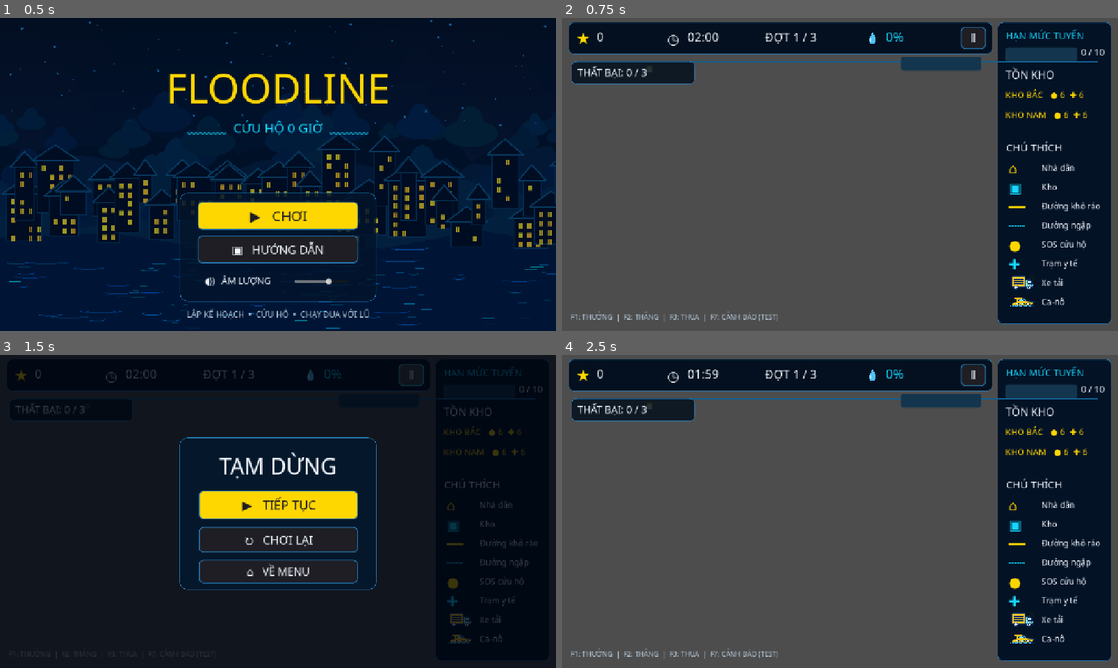
Above: before the commit, frames 1-4 (two rows, left to right).
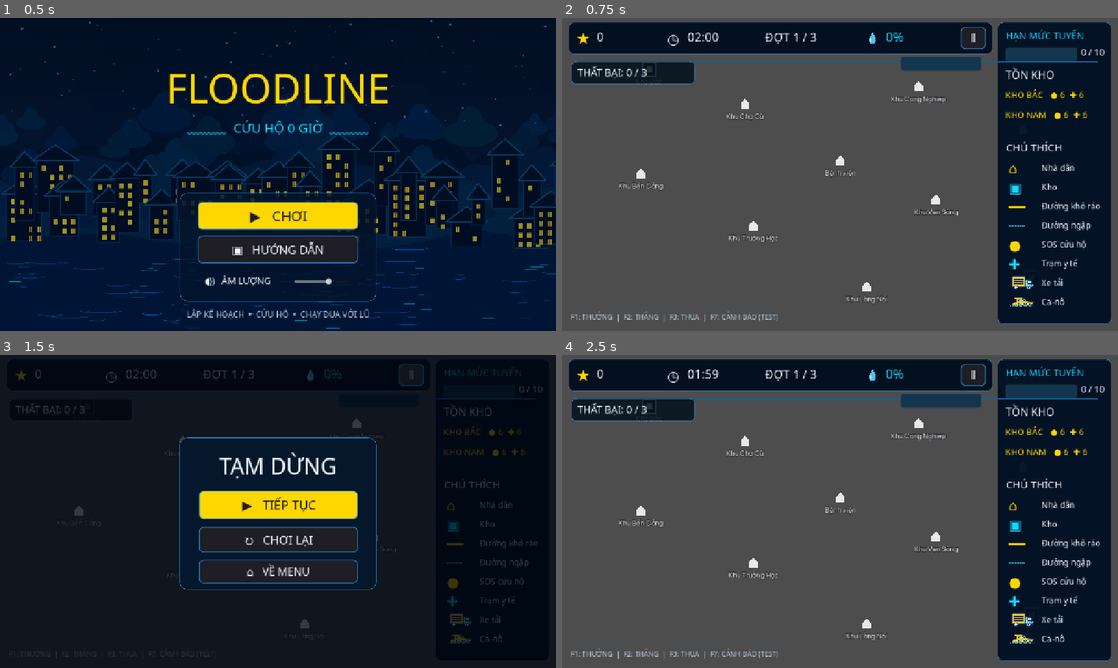
Above: after the commit, the same moments.

Repository: Phiadz/mini-rescue
Game: Godot game, scene res://game/main.tscn
Same seed, same stepped clock (60 frames per second), same inputs: the game is played once before the commit and once after it.
Inputs:
- Up to frame 1 (0.5 s): no input
- Up to frame 2 (0.75 s): click "▶ CHƠI" at 0.5 s
- Up to frame 3 (1.5 s): click "Ⅱ" at 1.25 s
- Up to frame 4 (2.5 s): click "▶ TIẾP TỤC" at 2 s

Frame 1 is identical in both runs. In frame 2, 0.8% of the frame differs, in the area x 10-72%, y 20-92%; in frame 3, 0.2%; in frame 4, 0.8%.

Commit message:
graph: Graph View (NodeLayer, EdgeLayer, EdgeView, EdgeDrawer) và scene thử
- NodeLayer: kho vẽ ▣, khu dân cư vẽ ⌂ (khớp chú thích HUD), tên dùng BeVietnamPro có viền.
- EdgeView: khô nét liền vàng, ngập nhẹ nét đứt, ngập sâu nét liền xanh.
- EdgeLayer: tạo/xóa EdgeView theo edge_added, edge_removed; xóa hết khi game_started.
- EdgeDrawer: kéo chuột trái tạo tuyến, chuột phải hoặc rê lên tuyến rồi Delete để xóa;
  tuyến bị từ chối nháy đỏ; chỉ nhận thao tác trong ván; tọa độ qua make_input_local.
- tests/test_graph_view.tscn (thử bằng tay), tests/test_graph_view_auto.tscn (19 kiểm tra).

Diff:
--- a/graph/edge_drawer.gd
+++ b/graph/edge_drawer.gd
@@ -1,11 +1,151 @@
 extends Node2D
-# Chủ sở hữu: A
+# Chủ sở hữu: E. Kéo chuột trái từ node này sang node kia để tạo tuyến; chuột phải vào tuyến,
+# hoặc rê chuột lên tuyến rồi nhấn Delete, để xóa (Tài liệu chốt 1.3).
+# Dùng _unhandled_input để nút giao diện nhận chuột trước. Sự kiện chuột được đổi về tọa độ
+# cục bộ (make_input_local), trùng tọa độ bản đồ của GraphManager dù scene cha có dịch đi.
 
-# Called when the node enters the scene tree for the first time.
-func _ready() -> void:
-	pass # Replace with function body.
+const PICK_RADIUS := 24.0
+const EDGE_PICK := 10.0
+const PREVIEW_COLOR := Color('#FFFFFF')
+const HOVER_COLOR := Color(1.0, 1.0, 1.0, 0.35)
+const HOVER_WIDTH := 12.0
+const REJECT_COLOR := Color('#FF4500')
+const REJECT_TIME := 0.4
+
+## Chỉ cho vẽ trong ván (PLAYING, WAVE_BREAK), vì menu và màn hình khác để chuột đi xuyên qua.
+## Scene thử tắt cờ này để chạy riêng, không cần GameManager.
+@export var only_in_round := true
+
+var _from_id := -1
+var _cursor := Vector2.ZERO
+var _hover_edge := -1
+var _reject_a := Vector2.ZERO
+var _reject_b := Vector2.ZERO
+var _reject_left := 0.0
 
 
-# Called every frame. 'delta' is the elapsed time since the previous frame.
+func _ready() -> void:
+	EventBus.game_started.connect(_cancel)
+	EventBus.game_state_changed.connect(func(_s: int) -> void: _cancel())  # bỏ thao tác dở khi tạm dừng, kết thúc
+	set_process(false)
+
+
 func _process(delta: float) -> void:
-	pass
+	_reject_left -= delta
+	if _reject_left <= 0.0:
+		set_process(false)
+	queue_redraw()
+
+
+func _unhandled_input(event: InputEvent) -> void:
+	if not (event is InputEventMouse or event is InputEventKey):
+		return
+	if only_in_round and not _in_round():
+		return
+	if event is InputEventMouse:
+		_cursor = (make_input_local(event) as InputEventMouse).position
+	if event is InputEventMouseMotion:
+		_hover_edge = _edge_near(_cursor) if _from_id == -1 else -1
+		queue_redraw()
+	elif event is InputEventMouseButton:
+		_on_mouse_button(event)
+	else:
+		_on_key(event)
+
+
+func _on_mouse_button(mb: InputEventMouseButton) -> void:
+	if mb.button_index == MOUSE_BUTTON_LEFT:
+		if mb.pressed:
+			_from_id = _node_at(_cursor)
+			if _from_id == -1:
+				return
+			_hover_edge = -1
+		elif _from_id != -1:
+			var to_id := _node_at(_cursor)
+			if to_id != -1 and to_id != _from_id and GraphManager.add_edge(_from_id, to_id) == -1:
+				_reject(_from_id, to_id)  # hết hạn mức hoặc đã có tuyến
+			_from_id = -1
+		else:
+			return
+	elif mb.button_index == MOUSE_BUTTON_RIGHT and mb.pressed and _from_id == -1:
+		var eid := _edge_near(_cursor)
+		if eid == -1:
+			return
+		GraphManager.remove_edge(eid)
+		_hover_edge = -1
+	else:
+		return
+	queue_redraw()
+	get_viewport().set_input_as_handled()
+
+
+func _on_key(key: InputEventKey) -> void:
+	if key.pressed and not key.echo and key.keycode == KEY_DELETE and _hover_edge != -1:
+		GraphManager.remove_edge(_hover_edge)
+		_hover_edge = -1
+		queue_redraw()
+		get_viewport().set_input_as_handled()
+
+
+func _draw() -> void:
+	if _hover_edge != -1:
+		var e := GraphManager.get_edge(_hover_edge)
+		if e != null:
+			draw_line(_pos(e.node_a), _pos(e.node_b), HOVER_COLOR, HOVER_WIDTH)
+	if _from_id != -1:
+		var a := _pos(_from_id)
+		var to_id := _node_at(_cursor)
+		var end := _pos(to_id) if to_id != -1 and to_id != _from_id else _cursor
+		draw_arc(a, PICK_RADIUS, 0.0, TAU, 32, PREVIEW_COLOR, 2.0)
+		draw_dashed_line(a, end, PREVIEW_COLOR, 2.0, 8.0)
+	if _reject_left > 0.0:
+		draw_line(_reject_a, _reject_b, REJECT_COLOR, 4.0)
+
+
+func _cancel() -> void:
+	_from_id = -1
+	_hover_edge = -1
+	queue_redraw()
+
+
+func _reject(a: int, b: int) -> void:
+	_reject_a = _pos(a)
+	_reject_b = _pos(b)
+	_reject_left = REJECT_TIME
+	set_process(true)
+
+
+func _in_round() -> bool:
+	return GameManager.state == Types.GameState.PLAYING or GameManager.state == Types.GameState.WAVE_BREAK
+
+
+func _pos(id: int) -> Vector2:
+	var n := GraphManager.get_map_node(id)
+	return n.pos if n != null else Vector2.ZERO
+
+
+# Node gần nhất trong bán kính PICK_RADIUS, hoặc -1.
+func _node_at(p: Vector2) -> int:
+	var best := -1
+	var best_d := PICK_RADIUS
+	for id in GraphManager.get_node_ids():
+		var n := GraphManager.get_map_node(id)
+		if n != null and n.pos.distance_to(p) < best_d:
+			best_d = n.pos.distance_to(p)
+			best = id
+	return best
+
+
+# Tuyến gần nhất trong khoảng EDGE_PICK, hoặc -1.
+func _edge_near(p: Vector2) -> int:
+	var best := -1
+	var best_d := EDGE_PICK
+	for eid in GraphManager.get_edge_ids():
+		var e := GraphManager.get_edge(eid)
+		if e == null:
+			continue
+		var d := Geometry2D.get_closest_point_to_segment(p, _pos(e.node_a), _pos(e.node_b)).distance_to(p)
+		if d < best_d:
+			best_d = d
+			best = eid
+	return best
--- a/graph/edge_layer.gd
+++ b/graph/edge_layer.gd
@@ -1,11 +1,29 @@
 extends Node2D
-# Chủ sở hữu: A
+# Chủ sở hữu: E. Tạo và xóa EdgeView theo tín hiệu của A.
 
-# Called when the node enters the scene tree for the first time.
-func _ready() -> void:
-	pass # Replace with function body.
+var _views := {}  # edge_id -> EdgeView
 
 
-# Called every frame. 'delta' is the elapsed time since the previous frame.
-func _process(delta: float) -> void:
-	pass
+func _ready() -> void:
+	EventBus.edge_added.connect(_on_edge_added)
+	EventBus.edge_removed.connect(_on_edge_removed)
+	EventBus.game_started.connect(_clear)  # A xóa cạnh của ván trước mà không phát edge_removed
+
+
+func _on_edge_added(edge_id: int) -> void:
+	var v := EdgeView.new()
+	v.edge_id = edge_id
+	add_child(v)
+	_views[edge_id] = v
+
+
+func _on_edge_removed(edge_id: int) -> void:
+	if _views.has(edge_id):
+		_views[edge_id].queue_free()
+		_views.erase(edge_id)
+
+
+func _clear() -> void:
+	for v in _views.values():
+		v.queue_free()
+	_views.clear()
--- /dev/null
+++ b/graph/edge_view.gd
@@ -0,0 +1,36 @@
+class_name EdgeView extends Node2D
+# Chủ sở hữu: E. Vẽ một tuyến theo trạng thái (Tài liệu chốt 1.4, 1.10):
+# khô là nét liền vàng, ngập nhẹ là nét đứt, ngập sâu là nét liền xanh và dày hơn.
+
+const DRY_COLOR := Color('#FFD700')
+const DEEP_COLOR := Color('#0073E6')
+const WIDTH := 4.0
+const DEEP_WIDTH := 6.0
+const DASH := 12.0
+
+var edge_id: int
+
+
+func _ready() -> void:
+	EventBus.edge_state_changed.connect(_on_state_changed)
+	queue_redraw()
+
+
+func _on_state_changed(id: int, _state: int) -> void:
+	if id == edge_id:
+		queue_redraw()
+
+
+func _draw() -> void:
+	var e := GraphManager.get_edge(edge_id)
+	if e == null:
+		return  # cạnh vừa bị xóa, chờ EdgeLayer queue_free
+	var a := GraphManager.get_map_node(e.node_a).pos
+	var b := GraphManager.get_map_node(e.node_b).pos
+	match e.state:
+		Types.EdgeState.SHALLOW:
+			draw_dashed_line(a, b, DRY_COLOR, WIDTH, DASH)
+		Types.EdgeState.DEEP:
+			draw_line(a, b, DEEP_COLOR, DEEP_WIDTH)
+		_:
+			draw_line(a, b, DRY_COLOR, WIDTH)
--- a/graph/node_layer.gd
+++ b/graph/node_layer.gd
@@ -1,11 +1,55 @@
 extends Node2D
-# Chủ sở hữu: A
+# Chủ sở hữu: E. Vẽ các điểm của bản đồ khi nhận game_started (sau khi A đã load_map).
+# Phân biệt bằng hình dạng, không chỉ màu (Tài liệu chốt 1.10), khớp chú thích trên HUD của D:
+# kho là ô vuông viền ▣ (xe tải vàng đỗ ở kho vẫn nhìn thấy bên trong), khu dân cư là ngôi nhà ⌂.
 
-# Called when the node enters the scene tree for the first time.
-func _ready() -> void:
-	pass # Replace with function body.
+const SHAPE_COLOR := Color('#E8E8E8')
+const HUB_FILL := Color('#1E1E24')
+const HUB_HALF := 16.0
+const HUB_BORDER := 3.0
+const HUB_CORE_HALF := 4.0
+# Ngôi nhà: thân vuông và mái nhọn, tâm đặt ở vị trí của điểm.
+const HOUSE := [Vector2(-10, 11), Vector2(10, 11), Vector2(10, -2), Vector2(0, -12), Vector2(-10, -2)]
+const LABEL_COLOR := Color('#E8E8E8')
+const LABEL_WIDTH := 160.0
+const LABEL_OFFSET := 34.0
+const LABEL_SIZE := 15
+const LABEL_OUTLINE := 5
+const LABEL_OUTLINE_COLOR := Color('#1E1E24')  # màu nền, để tên vẫn đọc được khi tuyến chạy qua
+# Phông D chọn: có đủ dấu tiếng Việt và được đóng gói vào bản web (SystemFont không có trên web).
+const LABEL_FONT := preload('res://assets/fonts/BeVietnamPro-Regular.ttf')
 
 
-# Called every frame. 'delta' is the elapsed time since the previous frame.
-func _process(delta: float) -> void:
-	pass
+func _ready() -> void:
+	EventBus.game_started.connect(queue_redraw)
+	queue_redraw()
+
+
+func _draw() -> void:
+	for id in GraphManager.get_node_ids():
+		var n := GraphManager.get_map_node(id)
+		if n == null:
+			continue
+		if n.kind == Types.NodeKind.HUB:
+			_draw_hub(n.pos)
+		else:
+			_draw_house(n.pos)
+		var label_pos := n.pos + Vector2(-LABEL_WIDTH / 2.0, LABEL_OFFSET)
+		draw_string_outline(LABEL_FONT, label_pos, n.name, HORIZONTAL_ALIGNMENT_CENTER, LABEL_WIDTH, LABEL_SIZE,
+				LABEL_OUTLINE, LABEL_OUTLINE_COLOR)
+		draw_string(LABEL_FONT, label_pos, n.name, HORIZONTAL_ALIGNMENT_CENTER, LABEL_WIDTH, LABEL_SIZE, LABEL_COLOR)
+
+
+func _draw_hub(p: Vector2) -> void:
+	var half := Vector2(HUB_HALF, HUB_HALF)
+	var core := Vector2(HUB_CORE_HALF, HUB_CORE_HALF)
+	draw_rect(Rect2(p - half, half * 2.0), HUB_FILL)
+	draw_rect(Rect2(p - half, half * 2.0), SHAPE_COLOR, false, HUB_BORDER)
+	draw_rect(Rect2(p - core, core * 2.0), SHAPE_COLOR)
+
+
+func _draw_house(p: Vector2) -> void:
+	var pts := PackedVector2Array()
+	for v in HOUSE:
+		pts.append(p + v)
+	draw_colored_polygon(pts, SHAPE_COLOR)
--- /dev/null
+++ b/tests/test_graph_view.gd
@@ -0,0 +1,50 @@
+extends Node2D
+# Scene thử bằng tay cho Graph View. Chủ sở hữu: E. Mở tests/test_graph_view.tscn rồi bấm F6.
+# Chỉ trong scene thử này E được gọi GraphManager.set_edge_state (ngoài game chỉ B được gọi).
+
+const HELP := 'Kéo chuột trái từ điểm này sang điểm khác: tạo tuyến    Chuột phải vào tuyến (hoặc rê lên tuyến rồi Delete): xóa\n' \
+		+ '1 / 2 / 3: đổi tuyến vừa tạo sang khô / ngập nhẹ / ngập sâu    R: nạp lại bản đồ (giả lập chơi lại)'
+
+var _label := Label.new()
+var _last_edge := -1
+
+
+func _ready() -> void:
+	var layer := CanvasLayer.new()
+	_label.position = Vector2(16, 650)
+	layer.add_child(_label)
+	add_child(layer)
+	EventBus.edge_added.connect(func(id: int) -> void: _last_edge = id)
+	EventBus.edge_removed.connect(func(id: int) -> void: _last_edge = -1 if id == _last_edge else _last_edge)
+	_reload.call_deferred()  # chờ các lớp con _ready xong mới phát game_started
+
+
+func _process(_delta: float) -> void:
+	var budget := GraphManager.get_edge_budget()
+	_label.text = '%s\nSố điểm: %d    Hạn mức tuyến: %d / %d    Tuyến vừa tạo: %d' % [
+		HELP, GraphManager.get_node_ids().size(), budget.used, budget.limit, _last_edge]
+
+
+func _unhandled_input(event: InputEvent) -> void:
+	var key := event as InputEventKey
+	if key == null or not key.pressed or key.echo:
+		return
+	match key.keycode:
+		KEY_1:
+			GraphManager.set_edge_state(_last_edge, Types.EdgeState.DRY)
+		KEY_2:
+			GraphManager.set_edge_state(_last_edge, Types.EdgeState.SHALLOW)
+		KEY_3:
+			GraphManager.set_edge_state(_last_edge, Types.EdgeState.DEEP)
+		KEY_R:
+			_reload()
+		_:
+			return
+	get_viewport().set_input_as_handled()
+
+
+# Giống trình tự trong GameManager.start_game(): nạp bản đồ rồi mới phát game_started.
+func _reload() -> void:
+	GraphManager.load_map(Config.MAP_PATH)
+	EventBus.game_started.emit()
+	_last_edge = -1
--- /dev/null
+++ b/tests/test_graph_view.tscn
@@ -0,0 +1,25 @@
+[gd_scene format=3]
+
+[ext_resource type="Script" path="res://tests/test_graph_view.gd" id="1_test"]
+[ext_resource type="Script" path="res://graph/edge_layer.gd" id="2_edges"]
+[ext_resource type="Script" path="res://graph/node_layer.gd" id="3_nodes"]
+[ext_resource type="Script" path="res://graph/edge_drawer.gd" id="4_drawer"]
+
+[node name="TestGraphView" type="Node2D"]
+script = ExtResource("1_test")
+
+[node name="Background" type="ColorRect" parent="."]
+offset_right = 1280.0
+offset_bottom = 720.0
+mouse_filter = 2
+color = Color(0.117647, 0.117647, 0.141176, 1)
+
+[node name="EdgeLayer" type="Node2D" parent="."]
+script = ExtResource("2_edges")
+
+[node name="NodeLayer" type="Node2D" parent="."]
+script = ExtResource("3_nodes")
+
+[node name="EdgeDrawer" type="Node2D" parent="."]
+script = ExtResource("4_drawer")
+only_in_round = false
--- /dev/null
+++ b/tests/test_graph_view_auto.gd
@@ -0,0 +1,162 @@
+extends Node
+# Test tự động cho Graph View (NodeLayer, EdgeLayer, EdgeView, EdgeDrawer). Chủ sở hữu: E.
+# Chạy headless (từ thư mục project):
+#   Godot_v4.7.2-stable_win64_console.exe --headless --path . res://tests/test_graph_view_auto.tscn
+# Thao tác chuột được giả lập bằng Input.parse_input_event để đi qua đúng đường nhận sự kiện thật.
+# Thoát với mã 0 nếu mọi kiểm tra đạt, 1 nếu có kiểm tra trượt.
+
+@onready var _edges: Node2D = $'../EdgeLayer'
+@onready var _drawer: Node2D = $'../EdgeDrawer'
+
+var _passed := 0
+var _failed := 0
+
+
+func _ready() -> void:
+	_run.call_deferred()
+
+
+func _run() -> void:
+	GraphManager.load_map(Config.MAP_PATH)
+	EventBus.game_started.emit()
+	await _frames(2)
+	var limit: int = GraphManager.get_edge_budget().limit
+
+	print('\n== Bản đồ')
+	_check(GraphManager.get_node_ids().size() == 10, 'nạp đủ 10 điểm')
+
+	print('\n== Kéo thả tạo tuyến')
+	await _drag(_pos(0), _pos(3))
+	_check(GraphManager.get_edge_ids().size() == 1, 'kéo từ Kho Bắc sang Khu Chợ Cũ tạo 1 tuyến')
+	_check(_views().size() == 1 and _views()[0].edge_id == GraphManager.get_edge_ids()[0],
+			'EdgeLayer có đúng 1 EdgeView cho tuyến đó')
+	await _drag(_pos(3) + Vector2(15, 5), _pos(5) + Vector2(-10, 12))
+	_check(GraphManager.get_edge_ids().size() == 2, 'thả lệch tâm nhưng trong bán kính chọn vẫn tạo tuyến')
+	await _drag(Vector2(600, 500), _pos(4))
+	_check(GraphManager.get_edge_ids().size() == 2, 'bắt đầu kéo ở chỗ trống thì không tạo tuyến')
+	await _drag(_pos(4), Vector2(560, 560))
+	_check(GraphManager.get_edge_ids().size() == 2, 'thả ở chỗ trống thì không tạo tuyến')
+	await _drag(_pos(4), _pos(4) + Vector2(5, 0))
+	_check(GraphManager.get_edge_ids().size() == 2, 'thả lại đúng điểm xuất phát thì không tạo tuyến')
+	await _drag(_pos(3), _pos(0))
+	_check(GraphManager.get_edge_ids().size() == 2, 'nối lại hai điểm đã có tuyến thì bị từ chối')
+	_check(_drawer._reject_left > 0.0, 'tuyến bị từ chối được nháy đỏ')
+
+	print('\n== Xóa tuyến')
+	var e0 := GraphManager.get_edge(GraphManager.get_edge_ids()[0])
+	await _click(_pos(e0.node_a).lerp(_pos(e0.node_b), 0.5), MOUSE_BUTTON_RIGHT)
+	await _frames(1)
+	_check(GraphManager.get_edge_ids().size() == 1 and _views().size() == 1,
+			'chuột phải vào giữa tuyến thì xóa tuyến và EdgeView')
+	var e1 := GraphManager.get_edge(GraphManager.get_edge_ids()[0])
+	await _click(_pos(e1.node_a).lerp(_pos(e1.node_b), 0.5) + Vector2(0, 30), MOUSE_BUTTON_RIGHT)
+	_check(GraphManager.get_edge_ids().size() == 1, 'chuột phải xa tuyến thì không xóa')
+	await _move(_pos(e1.node_a).lerp(_pos(e1.node_b), 0.3))
+	_check(_drawer._hover_edge == e1.id, 'rê chuột lên tuyến thì tuyến được chọn')
+	await _key(KEY_DELETE)
+	await _frames(1)
+	_check(GraphManager.get_edge_ids().size() == 0 and _views().size() == 0, 'nhấn Delete xóa tuyến đang chọn')
+
+	print('\n== Hạn mức tuyến')
+	var pairs := [[0, 2], [0, 3], [2, 3], [2, 4], [3, 4], [3, 5], [4, 5], [5, 6], [5, 7], [6, 8],
+			[7, 8], [1, 7], [1, 9], [4, 9]]
+	for p in pairs:
+		await _drag(_pos(p[0]), _pos(p[1]))
+	_check(GraphManager.get_edge_ids().size() == limit and _views().size() == limit,
+			'kéo %d lần chỉ tạo đúng %d tuyến (hạn mức)' % [pairs.size(), limit])
+
+	print('\n== Trạng thái tuyến')
+	var eid: int = GraphManager.get_edge_ids()[0]
+	for s in [Types.EdgeState.SHALLOW, Types.EdgeState.DEEP, Types.EdgeState.DRY]:
+		GraphManager.set_edge_state(eid, s)
+		await _frames(1)
+	_check(GraphManager.get_edge(eid).state == Types.EdgeState.DRY, 'đổi trạng thái tuyến qua 3 kiểu nét không lỗi')
+
+	print('\n== Chặn thao tác ngoài lúc chơi')
+	get_tree().paused = true
+	var before := GraphManager.get_edge_ids().size()
+	var victim := GraphManager.get_edge(eid)
+	await _click(_pos(victim.node_a).lerp(_pos(victim.node_b), 0.5), MOUSE_BUTTON_RIGHT)
+	_check(GraphManager.get_edge_ids().size() == before, 'khi tạm dừng, chuột phải không xóa tuyến')
+	get_tree().paused = false
+	_drawer.only_in_round = true  # GameManager đang ở MENU
+	await _click(_pos(victim.node_a).lerp(_pos(victim.node_b), 0.5), MOUSE_BUTTON_RIGHT)
+	_check(GraphManager.get_edge_ids().size() == before, 'ở menu (không trong ván), chuột phải không xóa tuyến')
+	_drawer.only_in_round = false
+
+	print('\n== Chơi lại')
+	GraphManager.load_map(Config.MAP_PATH)
+	EventBus.game_started.emit()
+	await _frames(1)
+	_check(GraphManager.get_edge_ids().size() == 0 and _views().size() == 0,
+			'nạp lại bản đồ và phát game_started thì xóa hết EdgeView')
+	await _drag(_pos(0), _pos(2))
+	_check(_views().size() == 1, 'ván mới vẫn tạo tuyến bình thường')
+
+	print('\nKết quả: %d đạt, %d trượt' % [_passed, _failed])
+	get_tree().quit(1 if _failed > 0 else 0)
+
+
+func _views() -> Array:
+	return _edges.get_children().filter(func(c): return not c.is_queued_for_deletion())
+
+
+func _pos(id: int) -> Vector2:
+	return GraphManager.get_map_node(id).pos
+
+
+func _drag(from: Vector2, to: Vector2) -> void:
+	await _button(from, MOUSE_BUTTON_LEFT, true)
+	await _move(to)
+	await _button(to, MOUSE_BUTTON_LEFT, false)
+
+
+func _click(at: Vector2, button: MouseButton) -> void:
+	await _move(at)
+	await _button(at, button, true)
+	await _button(at, button, false)
+
+
+func _button(at: Vector2, button: MouseButton, pressed: bool) -> void:
+	var ev := InputEventMouseButton.new()
+	ev.button_index = button
+	ev.pressed = pressed
+	ev.position = _to_window(at)
+	ev.global_position = ev.position
+	Input.parse_input_event(ev)
+	await _frames(1)
+
+
+func _move(at: Vector2) -> void:
+	var ev := InputEventMouseMotion.new()
+	ev.position = _to_window(at)
+	ev.global_position = ev.position
+	Input.parse_input_event(ev)
+	await _frames(1)
+
+
+# Sự kiện chuột mang tọa độ cửa sổ; cửa sổ headless nhỏ hơn 1280×720 nên phải đổi qua phép co giãn.
+func _to_window(at: Vector2) -> Vector2:
+	return get_viewport().get_final_transform() * at
+
+
+func _key(keycode: Key) -> void:
+	var ev := InputEventKey.new()
+	ev.keycode = keycode
+	ev.pressed = true
+	Input.parse_input_event(ev)
+	await _frames(1)
+
+
+func _frames(n: int) -> void:
+	for i in n:
+		await get_tree().process_frame
+
+
+func _check(ok: bool, label: String) -> void:
+	if ok:
+		_passed += 1
+		print('  [ĐẠT]   ', label)
+	else:
+		_failed += 1
+		print('  [TRƯỢT] ', label)
--- /dev/null
+++ b/tests/test_graph_view_auto.tscn
@@ -0,0 +1,21 @@
+[gd_scene format=3]
+
+[ext_resource type="Script" path="res://tests/test_graph_view_auto.gd" id="1_runner"]
+[ext_resource type="Script" path="res://graph/edge_layer.gd" id="2_edges"]
+[ext_resource type="Script" path="res://graph/node_layer.gd" id="3_nodes"]
+[ext_resource type="Script" path="res://graph/edge_drawer.gd" id="4_drawer"]
+
+[node name="TestGraphViewAuto" type="Node2D"]
+
+[node name="EdgeLayer" type="Node2D" parent="."]
+script = ExtResource("2_edges")
+
+[node name="NodeLayer" type="Node2D" parent="."]
+script = ExtResource("3_nodes")
+
+[node name="EdgeDrawer" type="Node2D" parent="."]
+script = ExtResource("4_drawer")
+only_in_round = false
+
+[node name="Runner" type="Node" parent="."]
+script = ExtResource("1_runner")
Not shown, added: graph/edge_view.gd.uid
Not shown, added: tests/test_graph_view.gd.uid
Not shown, added: tests/test_graph_view_auto.gd.uid
